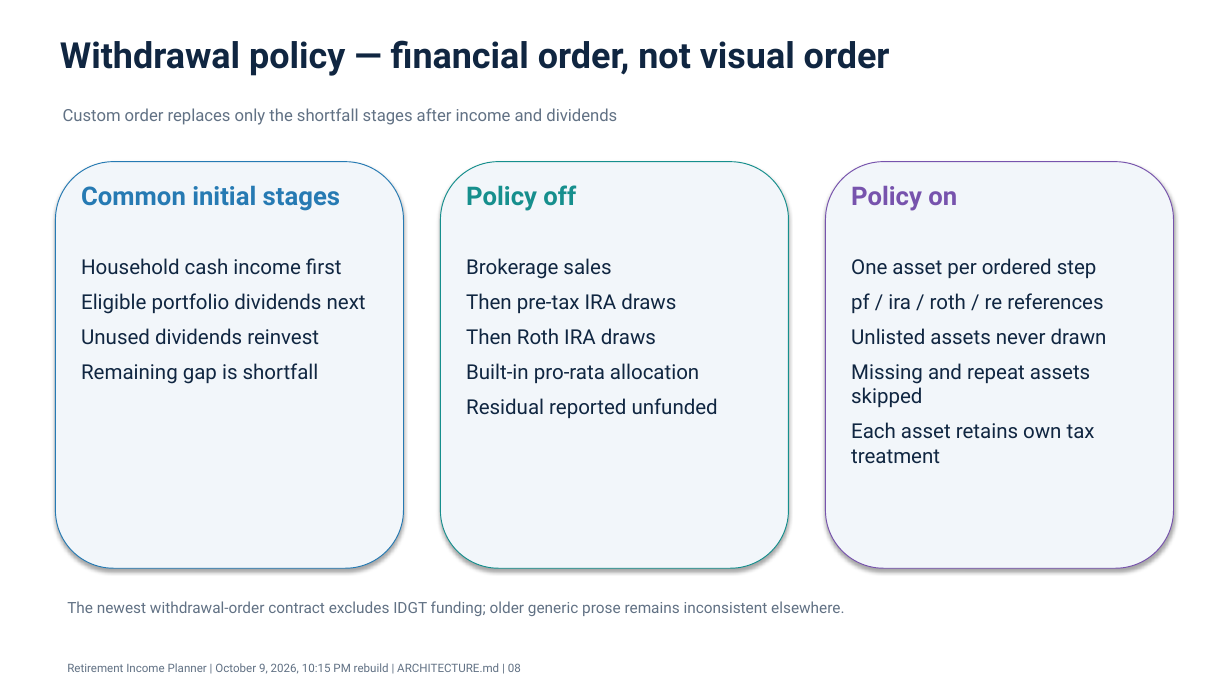
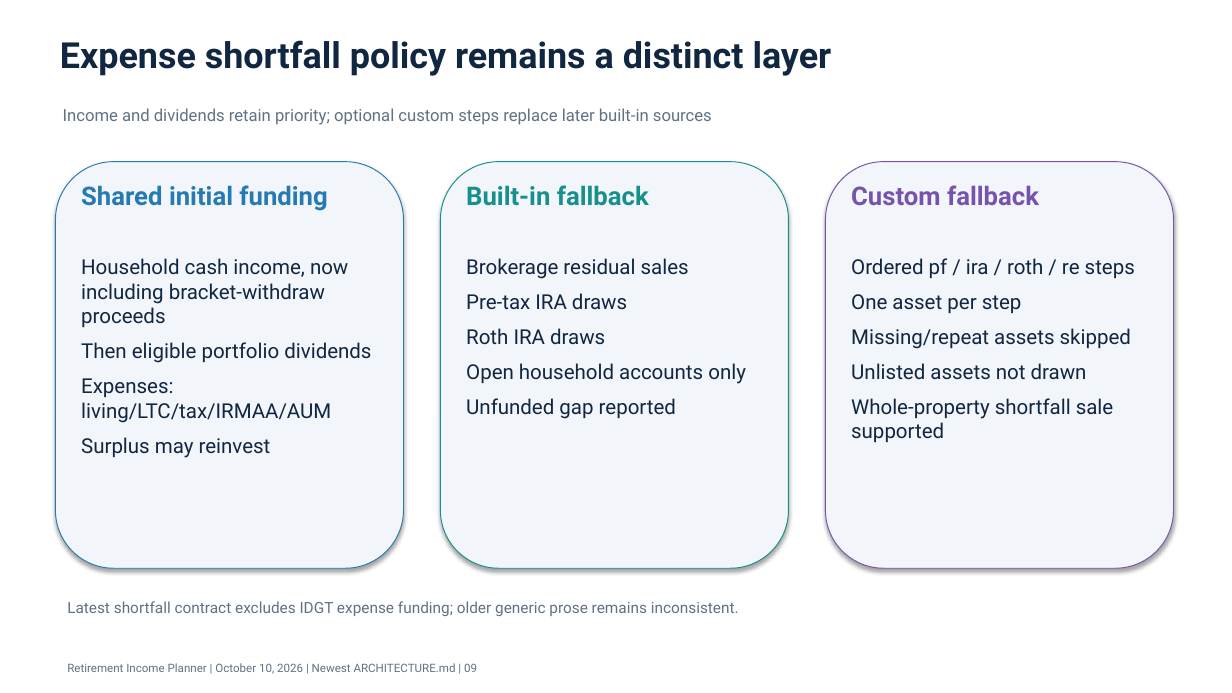
Before and after one commit to howardc64/retirefin, a slide deck: slide 9 of docs/retirement_income_planner_architecture.pptx (slide 8 before the commit). Drawn at 1232x693 pixels with LibreOffice and Linux fonts; fonts in the diff are those of the drawing. Boxes give left, top, right and bottom in pixels: in the first picture for what was removed or moved away, otherwise in the second. Text is boxed around its words. In the diff, an @@ line names an element or a change of style, - is before the commit and + after.

```diff
--- a/docs/retirement_income_planner_architecture.pptx
+++ b/docs/retirement_income_planner_architecture.pptx
@@ text at bbox=[60, 40, 832, 76]: text changed @@
-Withdrawal policy — financial order, not visual order
+Expense shortfall policy remains a distinct layer
@@ text at bbox=[63, 108, 712, 125]: text changed @@
-Custom order replaces only the shortfall stages after income and dividends
+Income and dividends retain priority; optional custom steps replace later built-in sources
@@ text at bbox=[81, 185, 327, 211]: text changed @@
-Common initial stages
+Shared initial funding
@@ text at bbox=[466, 185, 649, 206]: text changed @@
-Policy off
+Built-in fallback
@@ text at bbox=[851, 185, 1039, 205]: text changed @@
-Policy on
+Custom fallback
@@ text at bbox=[81, 258, 371, 458]: text changed @@
-Household cash income first
-Eligible portfolio dividends next
-Unused dividends reinvest
-Remaining gap is shortfall
+Household cash income, now including bracket-withdraw proceeds
+Then eligible portfolio dividends
+Expenses: living/LTC/tax/IRMAA/AUM
+Surplus may reinvest
@@ text at bbox=[466, 258, 746, 419]: text changed @@
-Brokerage sales
-Then pre-tax IRA draws
-Then Roth IRA draws
-Built-in pro-rata allocation
-Residual reported unfunded
+Brokerage residual sales
+Pre-tax IRA draws
+Roth IRA draws
+Open household accounts only
+Unfunded gap reported
@@ text at bbox=[851, 258, 1135, 442]: text changed @@
-One asset per ordered step
-pf / ira / roth / re references
-Unlisted assets never drawn
-Missing and repeat assets skipped
-Each asset retains own tax treatment
+Ordered pf / ira / roth / re steps
+One asset per step
+Missing/repeat assets skipped
+Unlisted assets not drawn
+Whole-property shortfall sale supported
@@ text at bbox=[67, 601, 739, 616]: text changed @@
-The newest withdrawal-order contract excludes IDGT funding; older generic prose remains inconsistent elsewhere.
+Latest shortfall contract excludes IDGT expense funding; older generic prose remains inconsistent.
@@ text at bbox=[67, 663, 477, 674]: text changed @@
-Retirement Income Planner | October 9, 2026, 10:15 PM rebuild | ARCHITECTURE.md | 08
+Retirement Income Planner | October 10, 2026 | Newest ARCHITECTURE.md | 09
```
Also in this commit, not shown: 7 other slides changed, 7 slides added, 7 slides removed, 9 other files.
